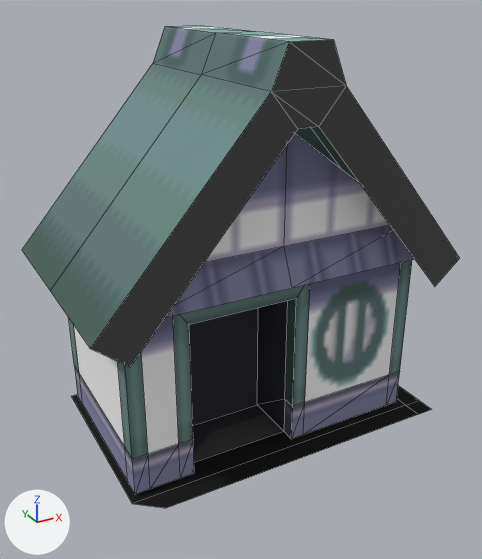
A saved change to the OBJ model models/CelesticTownHouse/CelesticTownHouse.obj.
The view is the same before and after, from a 50 mm camera at (-60.6, -111.1, 87.5) aimed at (-0.9, -2.6, 33.2). The lights are fixed; the arrows at lower left show +X, +Y and +Z. Mesh edges are drawn as thin lines. Where no turn or scale is listed for an object, it has been applied to the vertices. Vertices at the same position are counted once.

Objects in the first picture: 'CelesticTownHouse'.
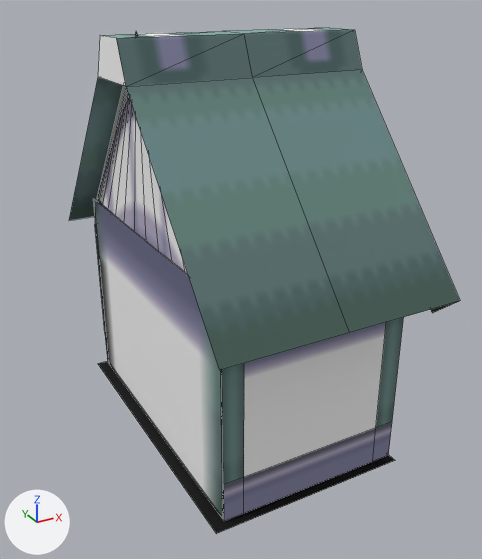
Location of each change, (x1, y1, x2, y2) in pixels of the pictures (482 x 559 px; the box of a moved part takes in the faces that stretch with it):
'CelesticTownHouse', reshaped (11% narrower)
    before: (22, 25, 460, 508)
    after: (69, 27, 460, 534)
'Cube.001', added
    after: (94, 199, 224, 519)
'Cone', added
    after: (97, 31, 188, 274)
part 1 of me_celestictownhouse, moved or reshaped
    before: (69, 260, 412, 494)
    after: (95, 221, 403, 521)
part 2 of me_celestictownhouse, moved or reshaped
    before: (22, 25, 460, 367)
    after: (69, 27, 460, 370)
part 3 of me_celestictownhouse, moved or reshaped (not visible afterwards)
    before: (165, 134, 414, 318)
part 4 of me_celestictownhouse, rebuilt
    before: (71, 386, 432, 508)
    after: (98, 361, 395, 534)
part 5 of me_celestictownhouse, deleted
    before: (324, 300, 377, 364)

What the commit changed:
Material 'Material.001' (mat_material_001) is new.
Its texture is img_c4_h01_png.
Its roughness is 0.526.
Material 'Material.002' (mat_material_002) is new.
Its texture is img_c4_h01_png.
Its roughness is 0.526.
me_celestictownhouse is used by ob_celestictownhouse; location (0.0, 0.0, 0.0).
me_celestictownhouse had 94 vertices, 75 faces and spanned x -38.0..38.0, y -23.0..24.0, z 1.0..80.0.
me_celestictownhouse now has 90 vertices, 72 faces, 2 loose edges and spans x -24.2..23.2, y -37.9..38.4, z 1.0..80.0.
me_celestictownhouse part 1: the loose piece of 52 vertices spanning x -31.0..31.0, y -17.0..20.0, z 2.0..38.0 is turned 90.3 degrees about the z axis through its middle, then moved by (-1.5, -1.3, 0.0).
me_celestictownhouse part 2: the loose piece of 22 vertices spanning x -38.0..38.0, y -23.0..24.0, z 32.5..80.0 is turned 90.3 degrees about the z axis through its middle, then moved by (-0.5, -0.2, 0.0).
me_celestictownhouse part 3: the loose piece of 7 vertices spanning x -29.0..29.0, y -20.0..-17.0, z 38.0..66.0 is turned 90.3 degrees about the z axis through its middle, then moved by (18.5, 18.9, 0.0).
me_celestictownhouse part 4: the loose piece of 9 vertices spanning x -32.0..37.0, y -22.0..22.0, z 1.0 is rebuilt with 5 vertices and now spans x -22.2..22.1, y -31.9..33.4, z 1.0.
me_celestictownhouse part 5: the loose piece of 4 vertices spanning x 7.0..28.0, y -16.0, z 7.0..39.0 is deleted.
Mesh me_cube_001 is new.
It has 8 vertices, 6 faces and spans x -20.1..-19.6, y -30.2..30.8, z 1.9..44.1.
It uses material mat_material_001 (picture img_c4_h01_png).
Mesh me_cone is new.
It has 33 vertices, 33 faces and spans x -19.6..-18.6, y -30.8..31.2, z 43.9..80.8.
It uses material mat_material_002 (picture img_c4_h01_png).
Object 'Cube.001' (ob_cube_001) is new; it shows me_cube_001.
Its location is (0.0, 0.0, 0.0).
Object 'Cone' (ob_cone) is new; it shows me_cone.
Its location is (0.0, 0.0, 0.0).
